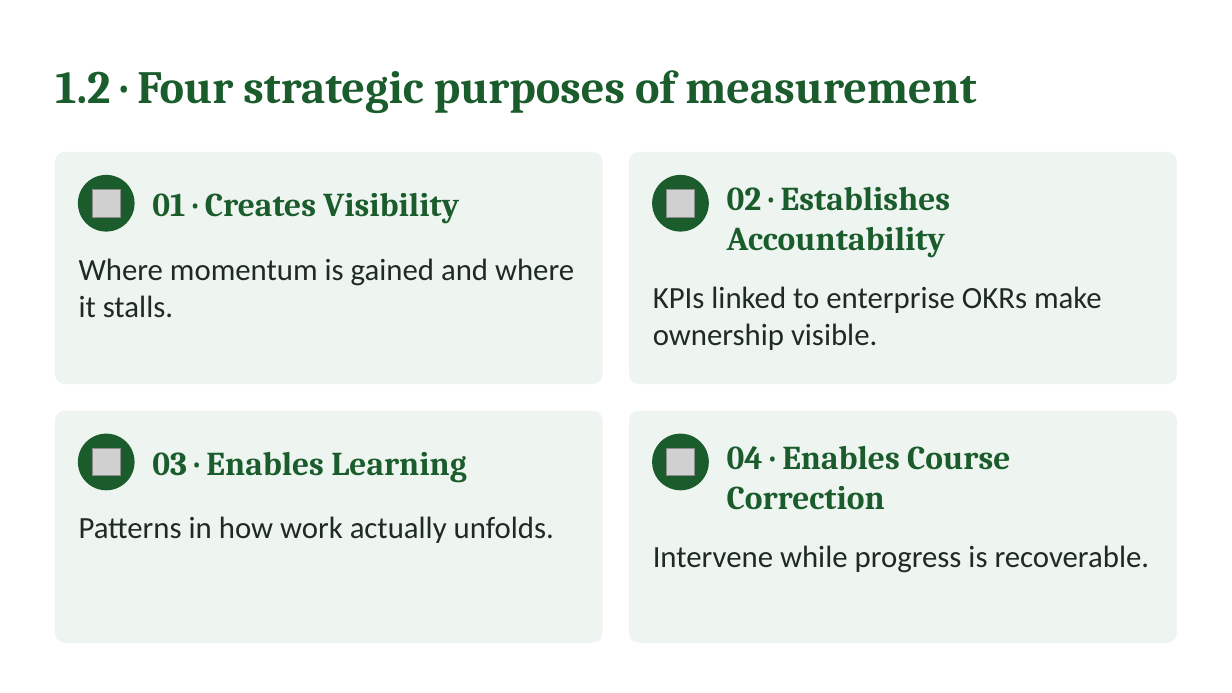
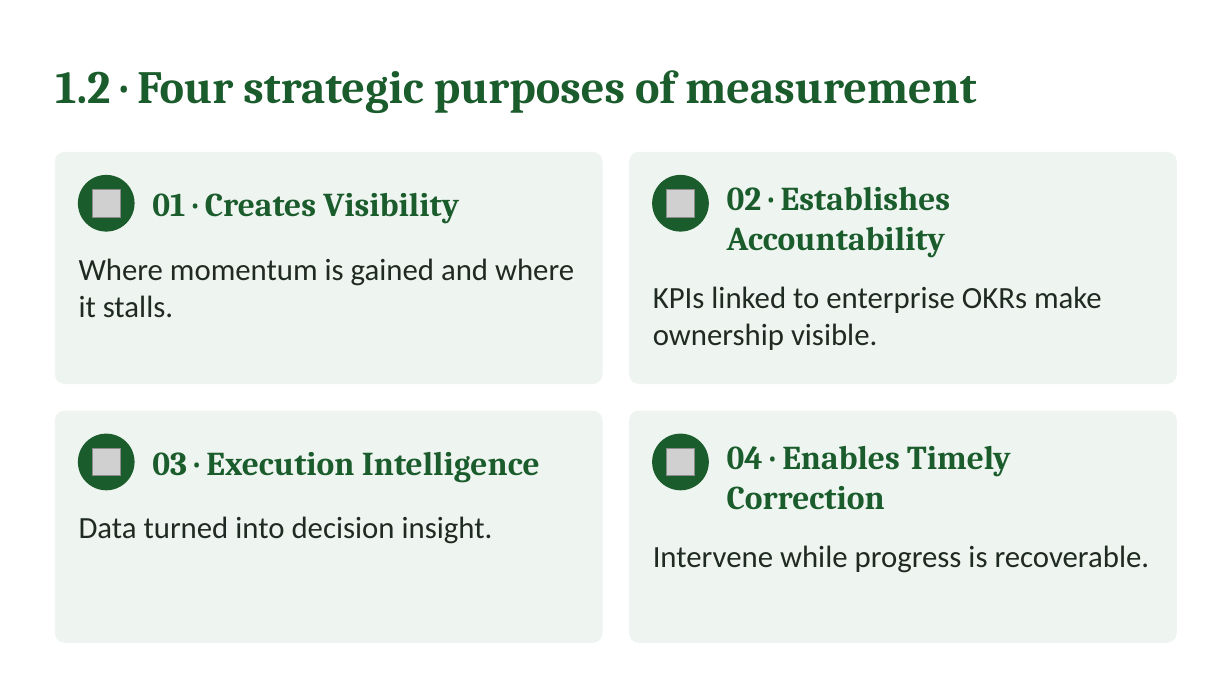
Before and after one commit to IBSL26/ibsl-platform, a slide deck: slide 6 of Unit decks/Unit 08 - Performance Measurement.pptx. Drawn at 1232x693 pixels with LibreOffice and Linux fonts; fonts in the diff are those of the drawing; grey boxes stand for pictures. Boxes give left, top, right and bottom in pixels: in the first picture for what was removed or moved away, otherwise in the second. Text is boxed around its words. In the diff, an @@ line names an element or a change of style, - is before the commit and + after.

Commit message:
Unit 8: Performance Measurement rebuilt (pages, Capstone four boxes, report labels, Learning Portfolio, deck)

```diff
--- a/Unit decks/Unit 08 - Performance Measurement.pptx
+++ b/Unit decks/Unit 08 - Performance Measurement.pptx
@@ text at [727, 446, 1011, 510]: text changed @@
-04 · Enables Course Correction
+04 · Enables Timely Correction
@@ text at [152, 452, 540, 482]: text changed @@
-03 · Enables Learning
+03 · Execution Intelligence
@@ text at [79, 516, 493, 544]: text changed @@
-Patterns in how work actually unfolds.
+Data turned into decision insight.
```
Also in this commit, not shown: 11 other slides changed, 6 slides added, 6 slides removed, 32 other files.
